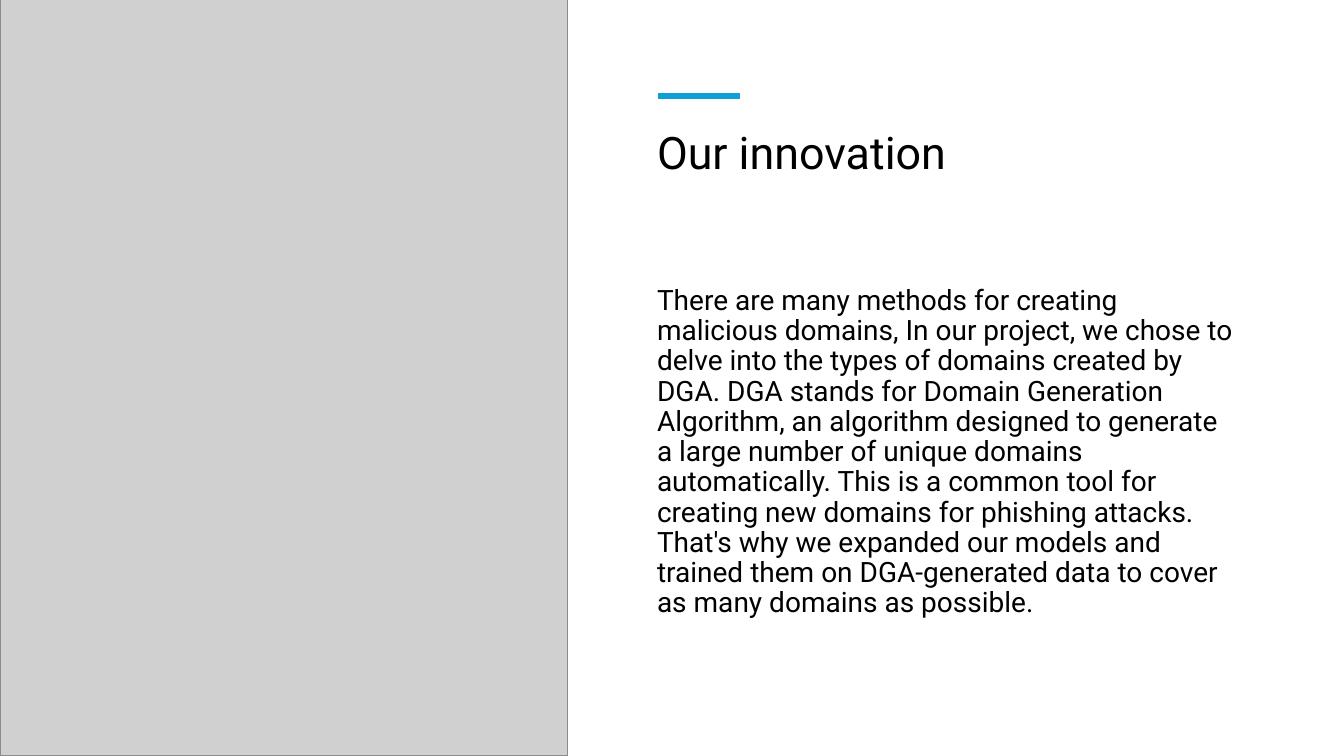
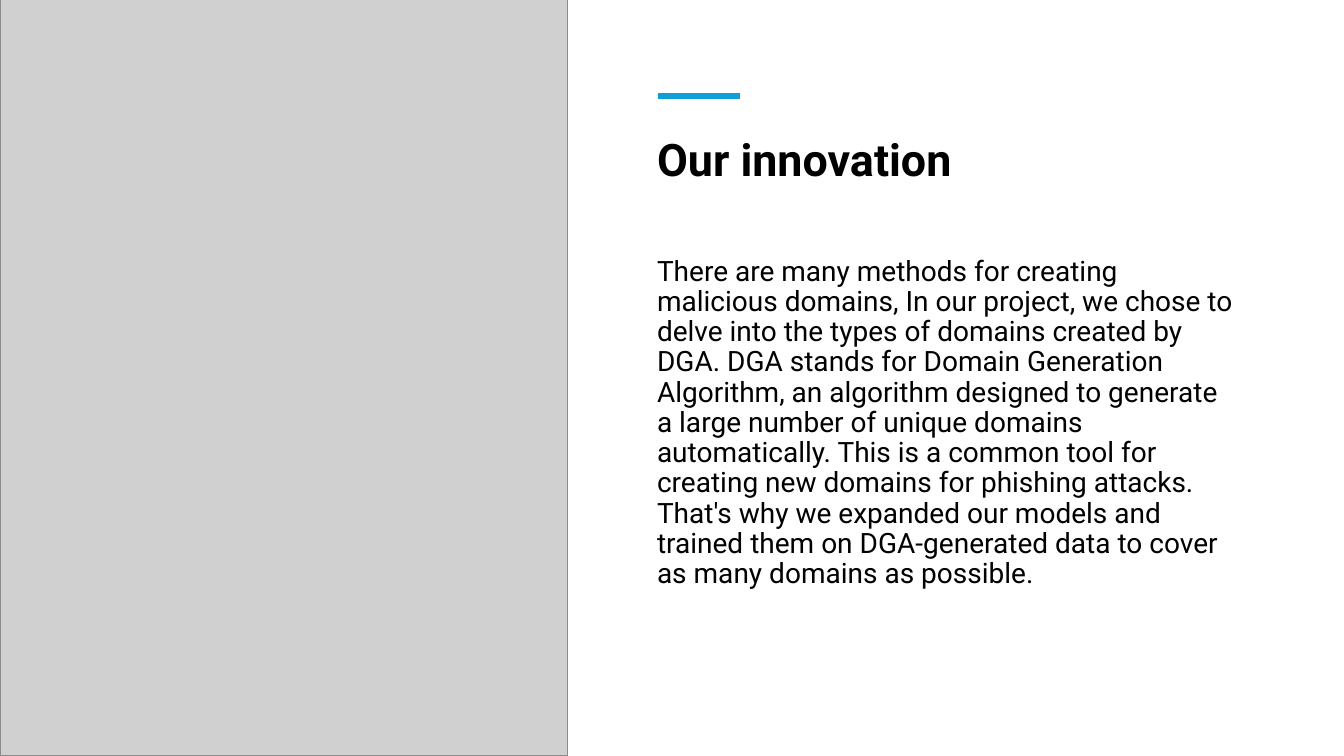
Before and after one commit to AdnanAzem/Malicious-URL-Detection, a slide deck: slide 4 of Malicious-URL-Detection.pptx. Drawn at 1344x756 pixels with LibreOffice and Linux fonts; fonts in the diff are those of the drawing; grey boxes stand for pictures. Boxes give left, top, right and bottom in pixels: in the first picture for what was removed or moved away, otherwise in the second. Text is boxed around its words. In the diff, an @@ line names an element or a change of style, - is before the commit and + after.

```diff
--- a/Malicious-URL-Detection.pptx
+++ b/Malicious-URL-Detection.pptx
@@ title "Our innovation": place and size @@
-title "Our innovation" at box(657, 136, 946, 170)
+title "Our innovation" at box(657, 143, 952, 177)
@@ title "Our innovation" at box(657, 143, 952, 177): bold on @@
@@ text "There are many methods for ...": place and size @@
-text "There are many methods for ..." at box(657, 288, 1232, 618)
+text "There are many methods for ..." at box(657, 259, 1232, 589)
```
Also in this commit, not shown: 19 other slides changed, 10 slides added, 21 other files.
